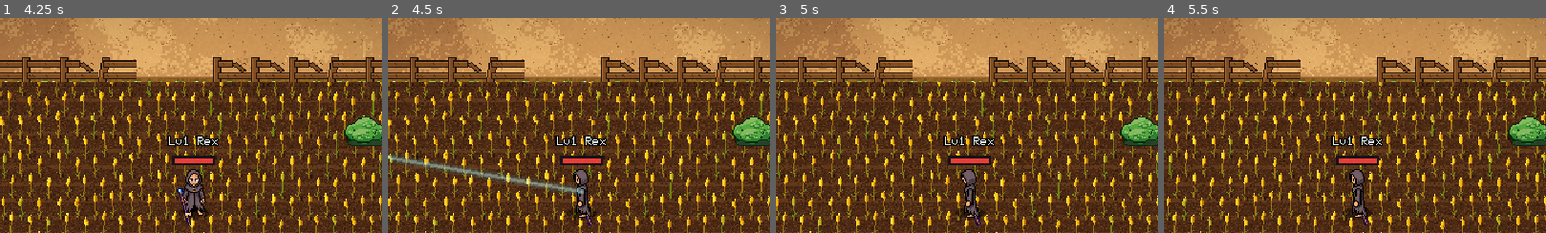
Above: before the commit, frames 1-4 (left to right).
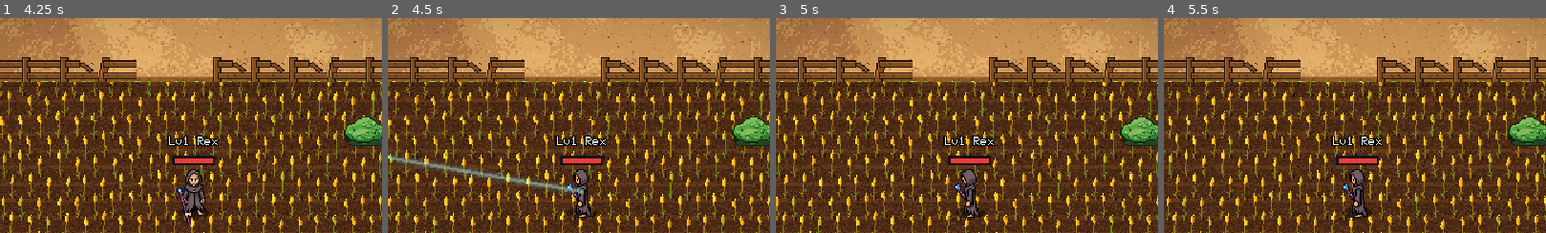
Above: after the commit, the same moments.

Repository: ivymiketwo/Dorkfall
Game: Godot game, scene res://scenes/main.tscn
Two runs of this game, one before a commit and one after it. Both use one fixed random seed, a clock stepped at 60 frames per second and the inputs below.
Inputs (mouse positions are % of the whole screen's width and height, from its top left):
- Up to frame 1 (4.25 s): tap Enter at 0.5 s; drag from (89, 94) to (60, 28) at 0.52 s; drag from (92, 65) to (45, 70) at 1.27 s; move the mouse to (97, 45) at 2.02 s; hold D (move_right) 2.03-2.75 s; hold F (interact) 2.03-2.75 s; click (97, 45) at 2.17 s; drag from (45, 70) to (20, 35) at 2.77 s; move the mouse to (80, 65) at 3.52 s; hold A (move_left) from 3.53 s (still down); hold K (spellbook) from 3.53 s (still down); tap Space (jump) at 3.77, 4.07 s
- Up to frame 2 (4.5 s): release A (move_left) at 4.25 s; release K (spellbook) at 4.25 s; drag from (20, 35) to (35, 25) at 4.27 s
- Up to frame 3 (5 s): no input
- Up to frame 4 (5.5 s): move the mouse to (55, 50) at 5.02 s; hold S (move_down) from 5.03 s (still down); hold C (stats) from 5.03 s (still down); click (55, 50) at 5.17 s
The pictures show only the part of the screen within x 25-75%, y 4-54%; the shares and areas given below are measured in that part.

Frame 1 is identical in both runs. In frame 2, 0.1% of the frame differs, in the area x 46-54%, y 76-97%; in frame 3, 0.1%; in frame 4, 0.1%.

Commit message:
West-facing staff: steeper lean, only the top shows
Co-Authored-By: Claude Sonnet 5.5 <noreply@anthropic.com>
Claude-Session: https://claude.ai/code/session_01UyEsHhhwY5pbE3D4yW6PxM

Diff:
--- a/scripts/held_weapon.gd
+++ b/scripts/held_weapon.gd
@@ -11,9 +11,11 @@
 
 const HANDS_PATH := "res://data/hands.json"
 const SRC_FRAME := Rect2i(96, 0, 24, 40)    # standing, facing down, in the old 24x40 worn sheets
+const WEST_VISIBLE := 0.6                   # facing west only the top half of the staff shows (the rest is "behind" the body)
+const WEST_SHIFT := Vector2(-7, -4)         # art px
 const GRIP := 0.33                          # how far down the weapon the hand holds it (0 = tip)
 const FRAME_PX := 48.0
-const LEAN := [-15.0, 15.0, -15.0, 15.0]    # degrees per facing (down, up, left, right): the top leans forward / outward
+const LEAN := [-15.0, 15.0, -35.0, 15.0]    # degrees per facing (down, up, left, right): the top leans forward / outward
 
 static var _hands: Dictionary = {}
 
@@ -22,6 +24,8 @@
 var _src: Texture2D
 var _crop: AtlasTexture
 var _behind := false
+var _full_region := Rect2()
+var _west := false
 
 
 func _ready() -> void:
@@ -55,9 +59,20 @@
 		return
 	visible = true
 	var local := Vector2(float(h[0]) - FRAME_PX / 2.0, float(h[1]) - FRAME_PX / 2.0) + body.offset
+	if row % 4 == 2:
+		local += WEST_SHIFT      # facing west: hold it a bit forward so the top pokes out in front of the shoulder
 	position = body.position + local * body.scale
 	rotation_degrees = LEAN[row % 4]
+	_show_top_only(row % 4 == 2)
 	_set_behind(int(h[2]) == 1)
+
+
+func _show_top_only(on: bool) -> void:
+	if on == _west or _crop == null:
+		return
+	_west = on
+	var r := _full_region
+	_crop.region = Rect2(r.position, Vector2(r.size.x, r.size.y * WEST_VISIBLE)) if on else r
 
 
 func _set_behind(b: bool) -> void:
@@ -86,6 +101,8 @@
 		return
 	_crop = AtlasTexture.new()
 	_crop.atlas = tex
-	_crop.region = Rect2(SRC_FRAME.position + used.position, used.size)
+	_full_region = Rect2(SRC_FRAME.position + used.position, used.size)
+	_west = false
+	_crop.region = _full_region
 	offset = Vector2(-used.size.x / 2.0, -used.size.y * GRIP)   # origin = the grip point
 	texture = _crop
